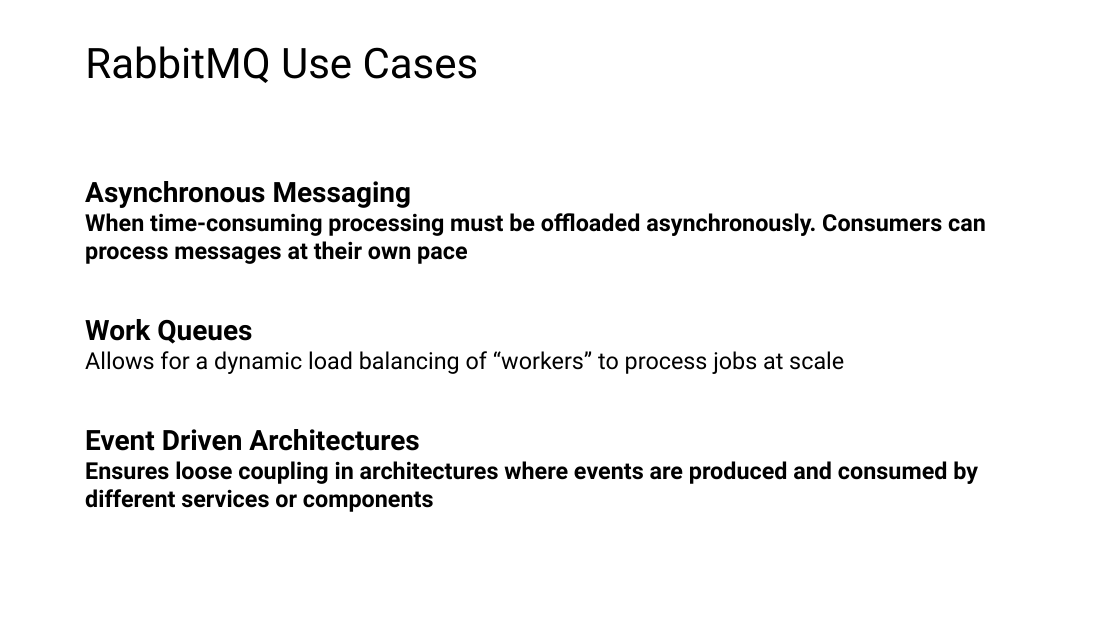
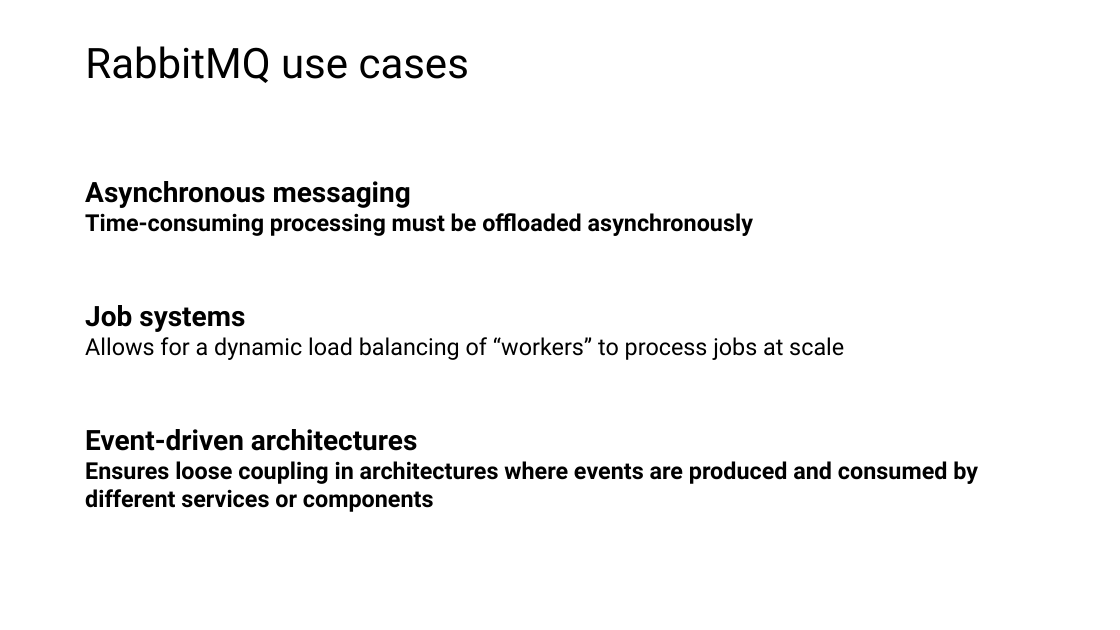
Before and after one commit to roblappcoupa/rabbitmq-presentation, a slide deck: slide 7 of Docs/RabbitMQ.pptx (slide 5 before the commit). Drawn at 1120x630 pixels with LibreOffice and Linux fonts; fonts in the diff are those of the drawing. Boxes give left, top, right and bottom in pixels: in the first picture for what was removed or moved away, otherwise in the second. Text is boxed around its words. In the diff, an @@ line names an element or a change of style, - is before the commit and + after.

```diff
--- a/Docs/RabbitMQ.pptx
+++ b/Docs/RabbitMQ.pptx
@@ title at [85,46,469,83]: text changed @@
-RabbitMQ Use Cases
+RabbitMQ use cases
@@ text at [85,181,753,236]: text changed @@
-Asynchronous Messaging
-When time-consuming processing must be offloaded asynchronously. Consumers can process messages at their own pace
+Asynchronous messaging
+Time-consuming processing must be offloaded asynchronously
@@ text "Job systems": place and size @@
-text "Job systems" at [85,319,844,374]
+text "Job systems" at [85,305,844,360]
@@ text at [85,305,245,332]: text changed @@
-Work Queues
+Job systems
@@ text at [85,429,417,451]: text changed @@
-Event Driven Architectures
+Event-driven architectures
```
Also in this commit, not shown: 14 other slides changed, 3 slides added, 1 other file.
